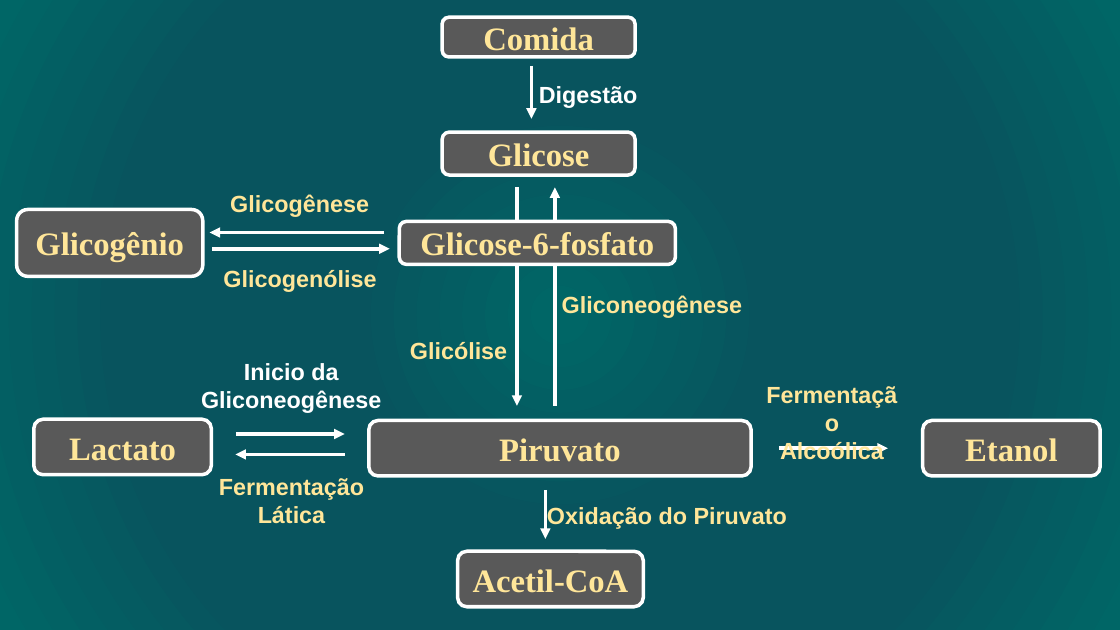
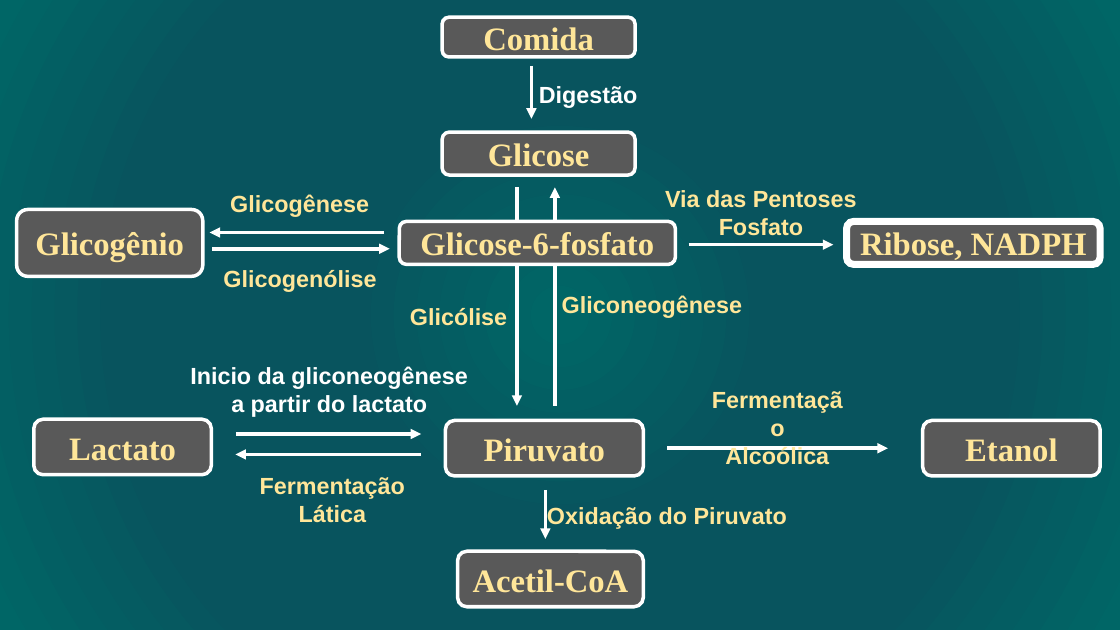
Before and after one commit to daniloasdotcom/Bioquimica-com-Danilo, a slide deck: slide 6 of static/aulas/metabolismo_glicogenio.pptx. Drawn at 1120x630 pixels with LibreOffice and Linux fonts; fonts in the diff are those of the drawing. Boxes give left, top, right and bottom in pixels: in the first picture for what was removed or moved away, otherwise in the second. Text is boxed around its words. In the diff, an @@ line names an element or a change of style, - is before the commit and + after.

```diff
--- a/static/aulas/metabolismo_glicogenio.pptx
+++ b/static/aulas/metabolismo_glicogenio.pptx
@@ text added at [665,190,857,236], 20 pt, text #FFE699, bold @@
+Via das Pentoses Fosfato
@@ rounded rectangle added at [847,222,1101,265], fill #595959, outline #FFFFFF 6 pt, 28 pt, text #FFE699, bold @@
+Ribose, NADPH
@@ arrow added from (689, 245) to (833, 245), #FFFFFF 3 pt @@
@@ text "Glicólise": place and size @@
-text "Glicólise" at [410,342,507,360]
+text "Glicólise" at [410,308,507,326]
@@ text at [190,366,467,417]: text changed @@
-Inicio da Gliconeogênese
+Inicio da gliconeogênese
+a partir do lactato
@@ text "Fermentação" rewrapped from [780,442,884,460] to [260,446,829,499] @@
@@ arrow moved from (236, 434) - (344, 434) to (236, 434) - (421, 434) @@
@@ rounded rectangle "Piruvato": place and size @@
-rounded rectangle "Piruvato" at [369,421,751,476]
+rounded rectangle "Piruvato" at [445,421,644,476]
@@ arrow moved from (779, 449) - (888, 449) to (667, 449) - (888, 449) @@
@@ arrow moved from (344, 455) - (235, 455) to (421, 455) - (235, 455) @@
@@ text "Fermentação" rewrapped from [219,478,364,524] to [299,505,366,523] @@
```
Also in this commit, not shown: 4 other slides changed, 12 slides added.
